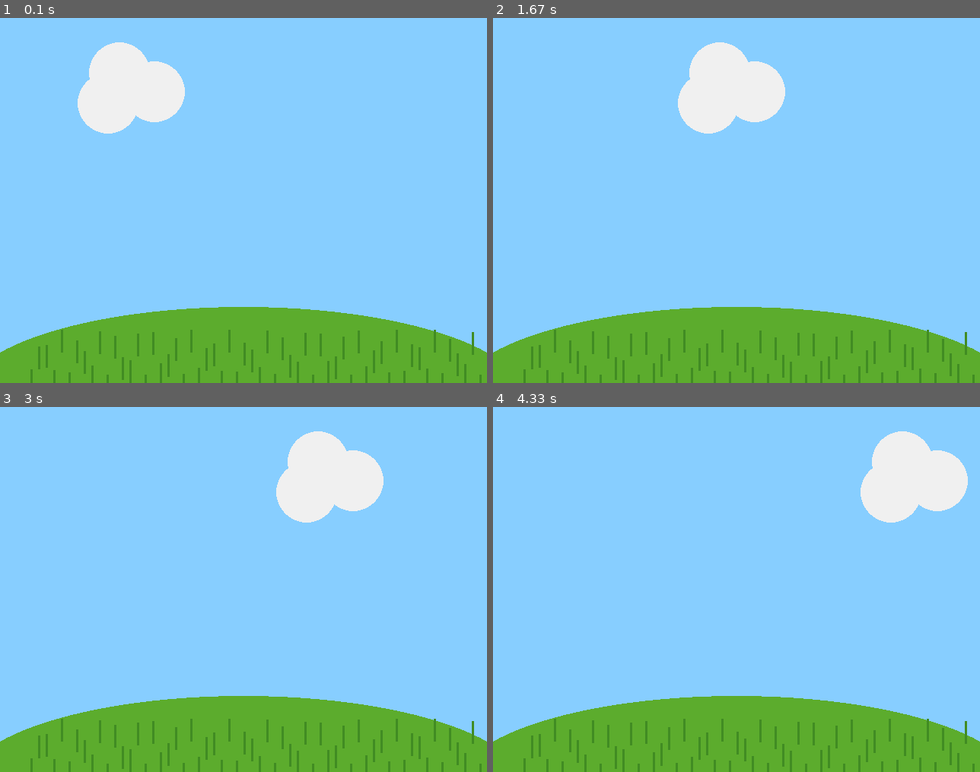
Above: before the commit, frames 1-4 (two rows, left to right).
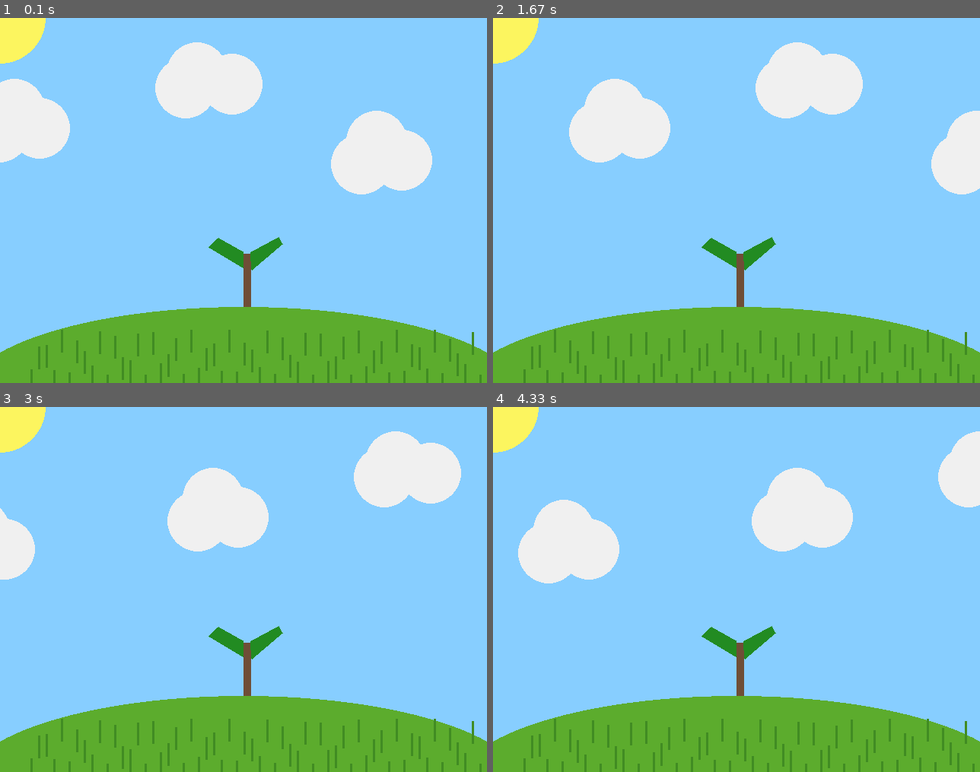
Above: after the commit, the same moments.

Repository: strcodingax/ics-classwork
Game: pygame game, started from Pygame/landscape.py
The game is run twice, just before and just after one commit, with the same random seed, the same clock (stepped at 60 frames per second) and the same inputs.
Inputs:
- Up to frame 1 (0.1 s): no input
- Up to frame 2 (1.67 s): no input
- Up to frame 3 (3 s): no input
- Up to frame 4 (4.33 s): no input

The runs differ from the first frame. In frame 1, 14% of the frame differs, in the area x 0-89%, y 0-80%; in frame 2, 13%; in frame 3, 12%; in frame 4, 13%.

Commit message:
Did some stuff for the landscape project

Diff:
--- a/Pygame/landscape.py
+++ b/Pygame/landscape.py
@@ -16,9 +16,22 @@
 # ---------------------------
 # Initialize global variables
 
-cloud_x = 148
-cloud_y = 72
+cloud_1_x = 250
+cloud_1_y = 72
 
+cloud_2_x = 10
+cloud_2_y = 120
+
+cloud_3_x = 486
+cloud_3_y = 162
+
+sun_x = 0
+sun_y = 0
+
+frames_passed = 0
+
+sapling_leaf_left = [(319 , 307) , (319 , 328) , (274, 301) , (287,289)]
+sapling_leaf_right = [(331, 331) , (371,297) , (366,288) , (329,308)]
 # ---------------------------
 
 running = True
@@ -32,19 +45,66 @@
 
     # GAME STATE UPDATES
     # All game math and comparisons happen here
-    cloud_x += 3
 
-    if cloud_x >= WIDTH + 40:
-        cloud_x = -102
+    #print(frames_passed)
+
+    # Moving the cloud right
+    cloud_1_x += 3
+    cloud_2_x += 3
+    cloud_3_x += 3
+
+    # Moving clouds back when they go too far to the right
+    if cloud_1_x >= WIDTH + 40:
+        cloud_1_x = -102
+
+    if cloud_2_x >= WIDTH + 40:
+        cloud_2_x = -102
+
+    if cloud_3_x >= WIDTH + 40:
+        cloud_3_x = -102
+
 
     # DRAWING
     screen.fill((135, 206, 255))  # always the first drawing command
 
-    # Cloud
+    # Sun
+    sun_color = (252,245,95)
+    pygame.draw.circle(screen ,sun_color , (sun_x ,sun_y), 60)
+
+    # Tree (not grown)
+    sapling_bark_color = ( 111 , 78 , 55 )
+    sapling_leaves_color = ( 34 , 139 , 34 )
+
+
+
+    if frames_passed < 300:
+        pygame.draw.rect(screen , sapling_bark_color , (WIDTH // 2 , 310 , 10 , 70))
+        pygame.draw.polygon(screen , sapling_leaves_color , (sapling_leaf_right))
+        pygame.draw.polygon(screen , sapling_leaves_color , (sapling_leaf_left))
+
+    # Tree (Fully grown)
+
+    if frames_passed >= 300:
+        sapling_bark_color = ( 111 , 78 , 55 )
+        sapling_leaves_color = ( 34 , 139 , 34 )
+
+        pygame.draw.rect(screen , sapling_bark_color , (WIDTH // 2 - 10 , 310 , 40 , 300))
+
+    # Cloud 1
     cloud_color = (240,240,240)
-    pygame.draw.circle(screen, cloud_color , (cloud_x , cloud_y), 40)
-    pygame.draw.circle(screen, cloud_color , (cloud_x + 46 , cloud_y + 25), 40)
-    pygame.draw.circle(screen, cloud_color , (cloud_x - 15 , cloud_y + 40), 40)
+    pygame.draw.circle(screen, cloud_color , (cloud_1_x , cloud_1_y), 40)
+    pygame.draw.circle(screen, cloud_color , (cloud_1_x + 46 , cloud_1_y + 15), 40)
+    pygame.draw.circle(screen, cloud_color , (cloud_1_x - 15 , cloud_1_y + 20), 40)
+
+    # Cloud 2
+    pygame.draw.circle(screen, cloud_color , (cloud_2_x , cloud_2_y), 40)
+    pygame.draw.circle(screen, cloud_color , (cloud_2_x + 33 , cloud_2_y + 25), 40)
+    pygame.draw.circle(screen, cloud_color , (cloud_2_x - 20 , cloud_2_y + 30), 40)
+
+    # Cloud 3
+    pygame.draw.circle(screen, cloud_color , (cloud_3_x , cloud_3_y), 40)
+    pygame.draw.circle(screen, cloud_color , (cloud_3_x + 33 , cloud_3_y + 25), 40)
+    pygame.draw.circle(screen, cloud_color , (cloud_3_x - 20 , cloud_3_y + 30), 40)
 
     # Hill
     rect = (-50, HEIGHT -100, WIDTH + 100, HEIGHT // 2)
@@ -61,6 +121,7 @@
     # of the game loop
     pygame.display.flip()
     clock.tick(30)
+    frames_passed += 1
     #---------------------------
 
 
